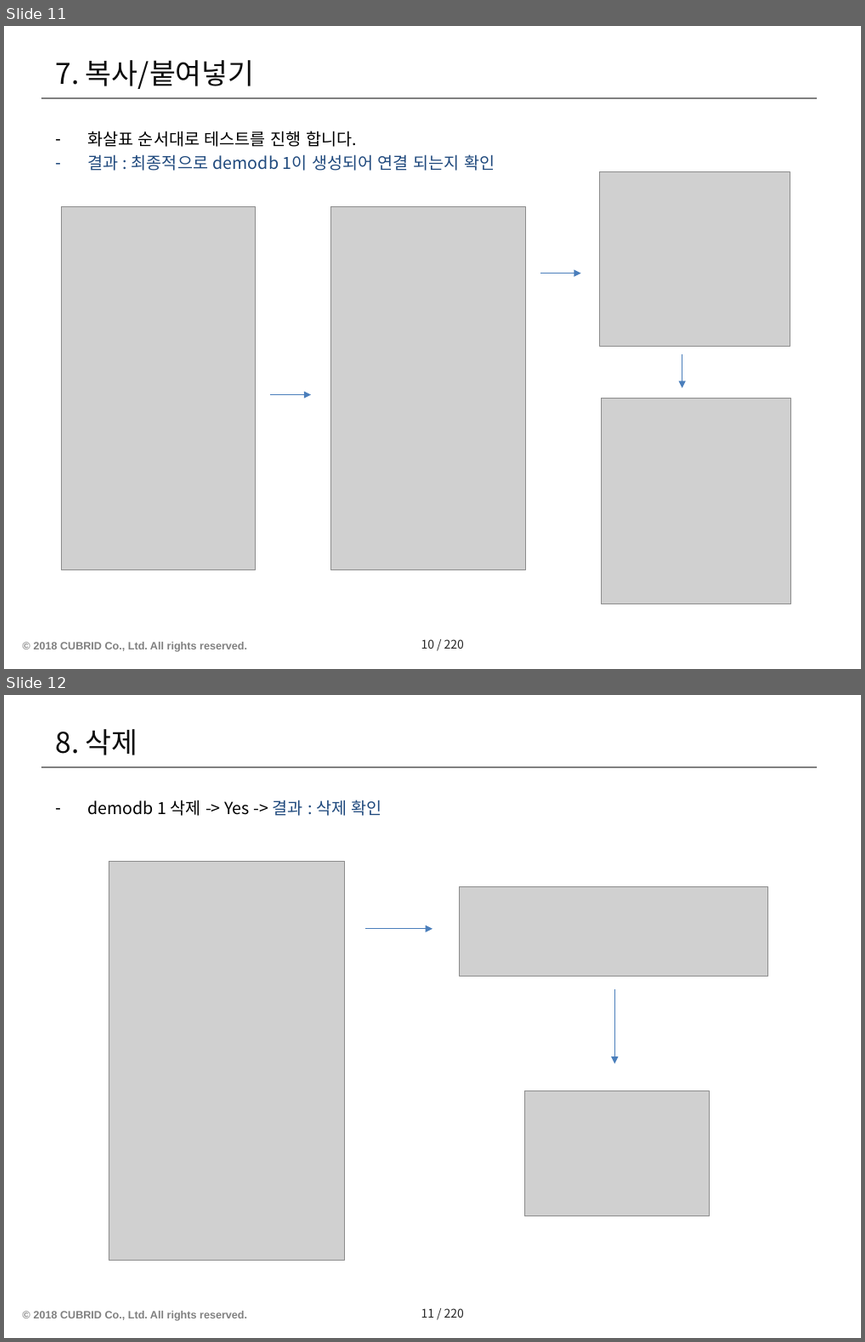
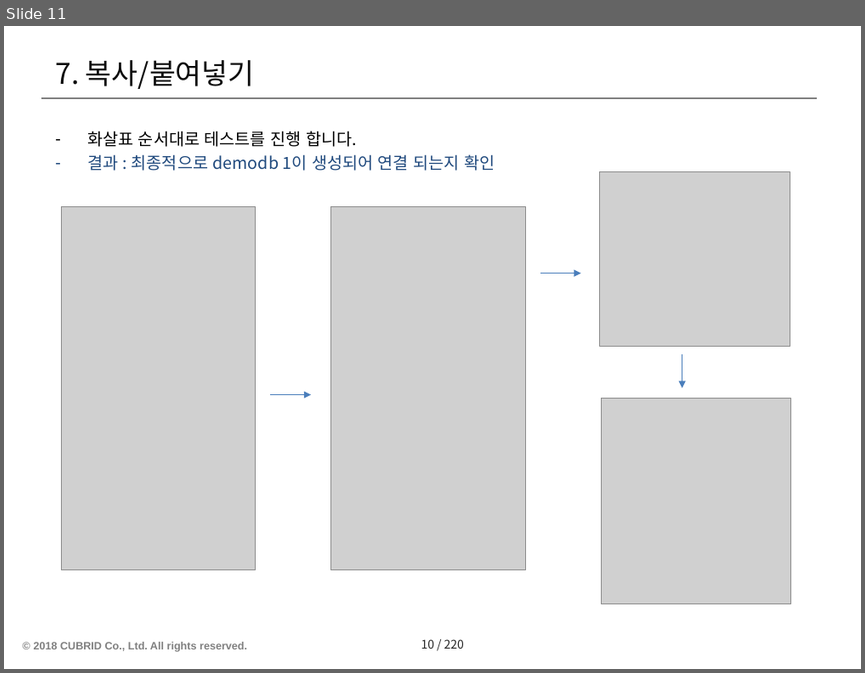
Before and after one commit to postech-dblab-iitp/visual-tool, a slide deck: ViT_docs/Test scenario-ViT/No.1-연결탐색기(Database Navigator).pptx. Shown one above the other, each under a label of ours: slides 11 and 12 before the commit, slide 11 after it. The pictures are 865x1342 and 865x673 pixels, drawn with LibreOffice and Linux fonts; fonts in the diff are those of the drawing; grey boxes stand for pictures; background and template pictures are left out. Boxes give left, top, right and bottom in pixels: in the first picture for what was removed or moved away, otherwise in the second. Text is boxed around its words. In the diff, an @@ line names an element or a change of style, - is before the commit and + after.

```diff
--- a/ViT_docs/Test scenario-ViT/No.1-연결탐색기(Database Navigator).pptx
+++ b/ViT_docs/Test scenario-ViT/No.1-연결탐색기(Database Navigator).pptx
@@ slide 12 removed at box(4, 695, 861, 1338), background #FFFFFF; not listed: 3 template elements that a slide beside it also shows @@
@@ title removed at box(55, 729, 138, 755) @@
-8. 삭제
@@ text removed at box(87, 800, 382, 816) @@
-– demodb 1 삭제 -> Yes -> 결과 : 삭제 확인
@@ picture removed at box(109, 862, 345, 1259) @@
@@ picture removed at box(459, 887, 767, 976) @@
@@ arrow removed from (364, 929) to (432, 929) @@
@@ arrow removed from (615, 990) to (615, 1063) @@
@@ picture removed at box(524, 1091, 710, 1217) @@
```
Also in this commit, not shown: 1 slide changed, 6 other files.
